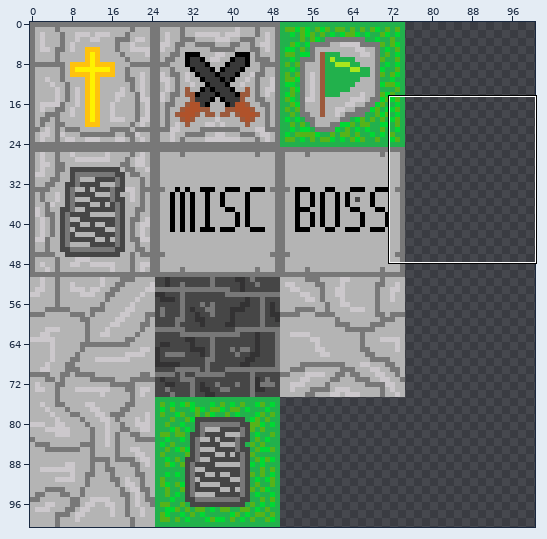
Two states of a sprite sheet, art/Limbo-Lust tileset.png. The first picture is a wide view before the edit; the outline marks the close-up.
Close-up. Earlier state:
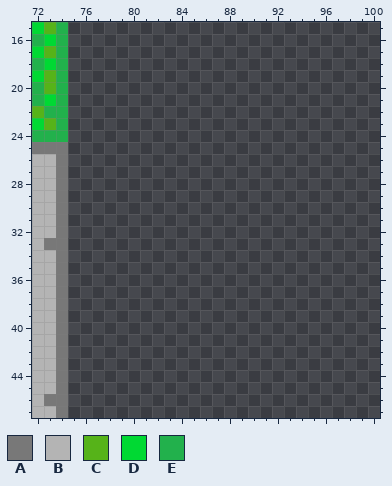
The file is 101x101 pixels. Shown: x 72..100, y 15..47. The commit also changed other parts of the picture, which this record leaves out.
Palette (. is transparent): A #787878  B #b4b4b4  C #56b319  D #00d933  E #22b14c
Pixels before, first column x 72:
15 DCE
16 EDE
17 DCE
18 EDE
19 DCE
20 ECE
21 EDE
22 CEE
23 DCE
24 EEE
25 AAA
26 BBA
27 BBA
28 BBA
29 BBA
30 BBA
31 BBA
32 BBA
33 BAA
34 BBA
35 BBA
36 BBA
37 BBA
38 BBA
39 BBA
40 BBA
41 BBA
42 BBA
43 BBA
44 BBA
45 BBA
46 BAA
47 BBA
After:
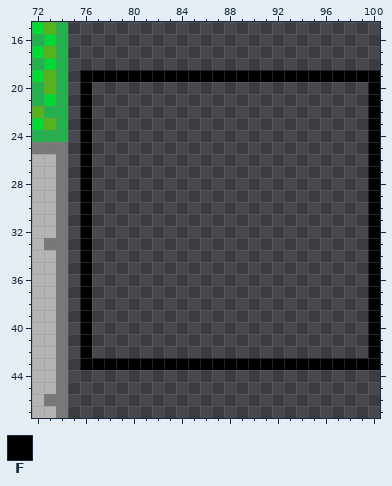
Colours new in this view: F #000000
The exact change:
Changed rows in their new state; - is an unchanged pixel.
first column x 76:
19 FFFFFFFFFFFFFFFFFFFFFFFFF
20 F-----------------------F
21 F-----------------------F
22 F-----------------------F
23 F-----------------------F
24 F-----------------------F
25 F-----------------------F
26 F-----------------------F
27 F-----------------------F
28 F-----------------------F
29 F-----------------------F
30 F-----------------------F
31 F-----------------------F
32 F-----------------------F
33 F-----------------------F
34 F-----------------------F
35 F-----------------------F
36 F-----------------------F
37 F-----------------------F
38 F-----------------------F
39 F-----------------------F
40 F-----------------------F
41 F-----------------------F
42 F-----------------------F
43 FFFFFFFFFFFFFFFFFFFFFFFFF
Where, in picture pixels (left, top, right, bottom), the same in both close-ups:
added: (80, 70, 380, 370)
